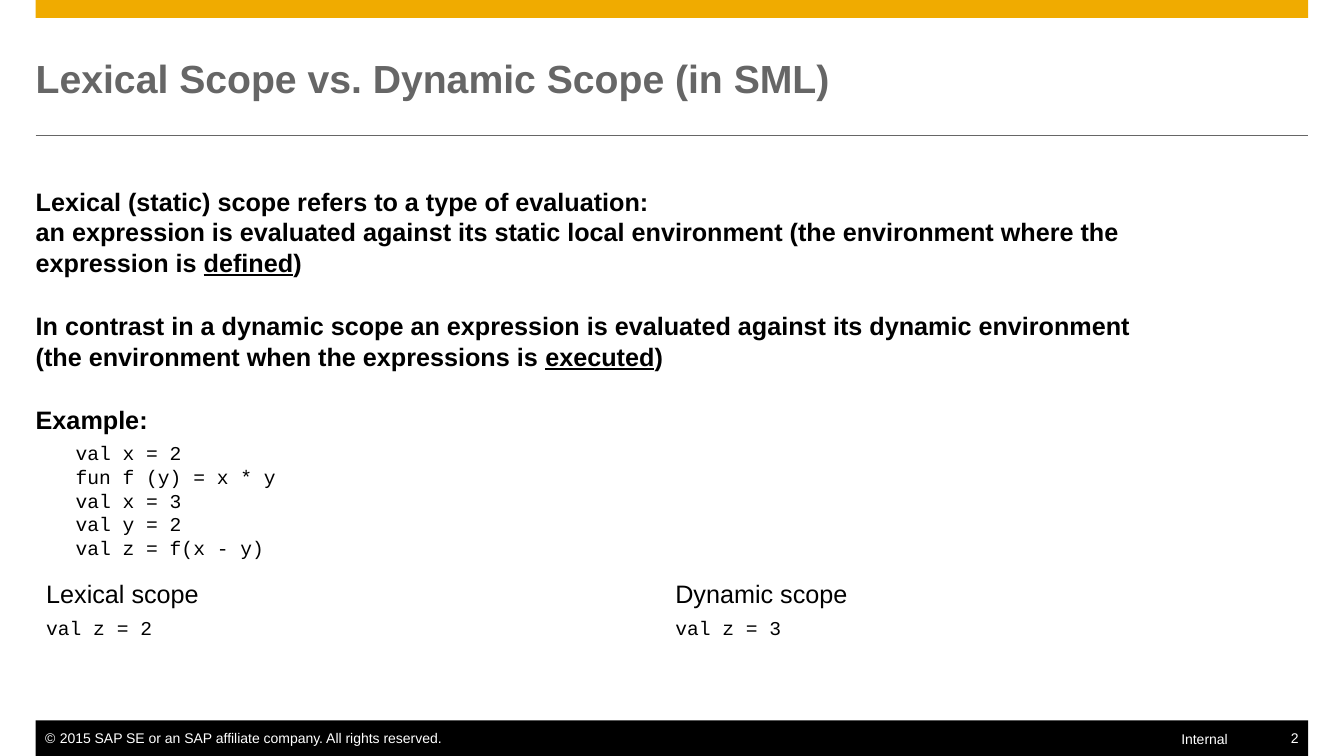
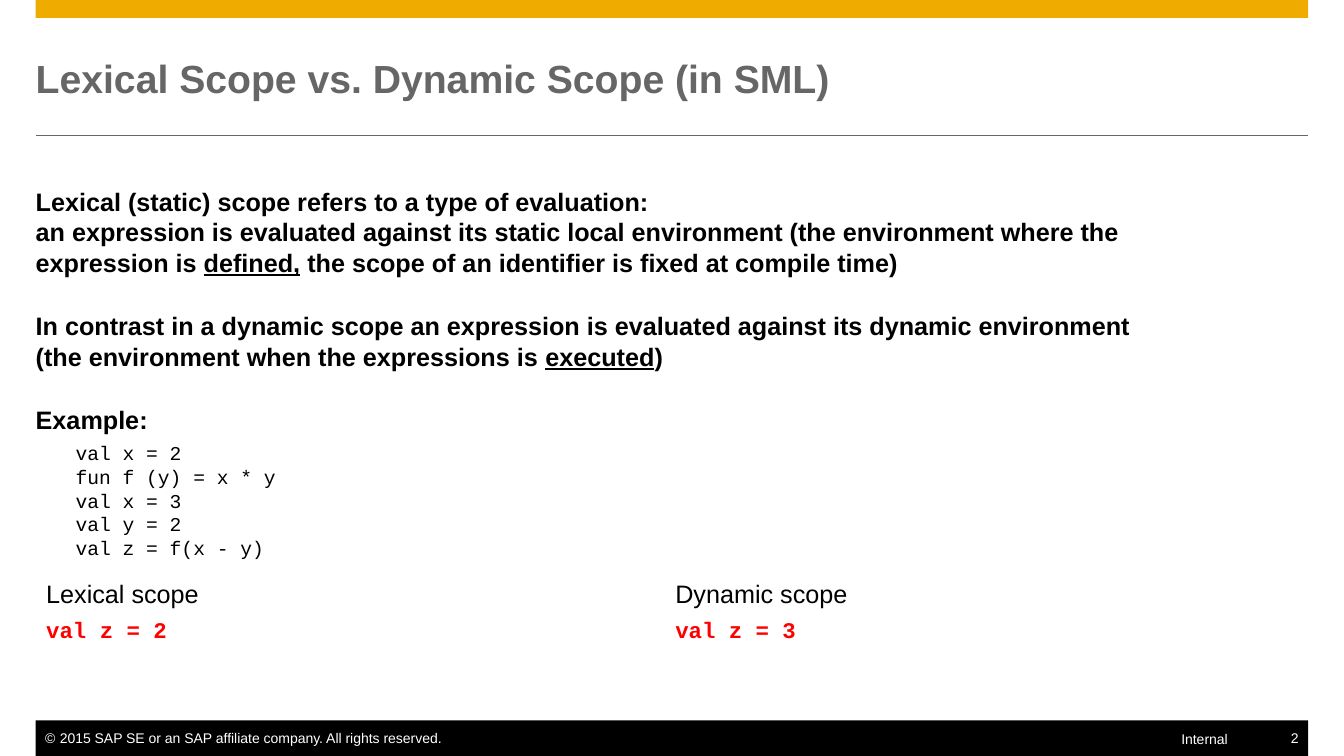
Before and after one commit to mxpang/jerryslide, a slide deck: slide 2 of training/ProgrammingLanguage/001_closure.pptx. Drawn at 1344x756 pixels with LibreOffice and Linux fonts; fonts in the diff are those of the drawing. Boxes give left, top, right and bottom in pixels: in the first picture for what was removed or moved away, otherwise in the second. Text is boxed around its words. In the diff, an @@ line names an element or a change of style, - is before the commit and + after.

```diff
--- a/training/ProgrammingLanguage/001_closure.pptx
+++ b/training/ProgrammingLanguage/001_closure.pptx
@@ text at (36,192,1119,277): text changed @@
-Lexical (static) scope refers to a type of evaluation:
-an expression is evaluated against its static local environment (the environment where the expression is defined)
+Lexical (static) scope refers to a type of evaluation:
+an expression is evaluated against its static local environment (the environment where the expression is defined, the scope of an identifier is fixed at compile time)
@@ table at (36,576,1294,659) @@
@@ size 14 to 16 pt, text colour #000000 to #FF0000, bold on in "val z = 2", "val z = 3" @@
```
Also in this commit, not shown: 8 other slides changed, 1 slide added, 2 other files.
